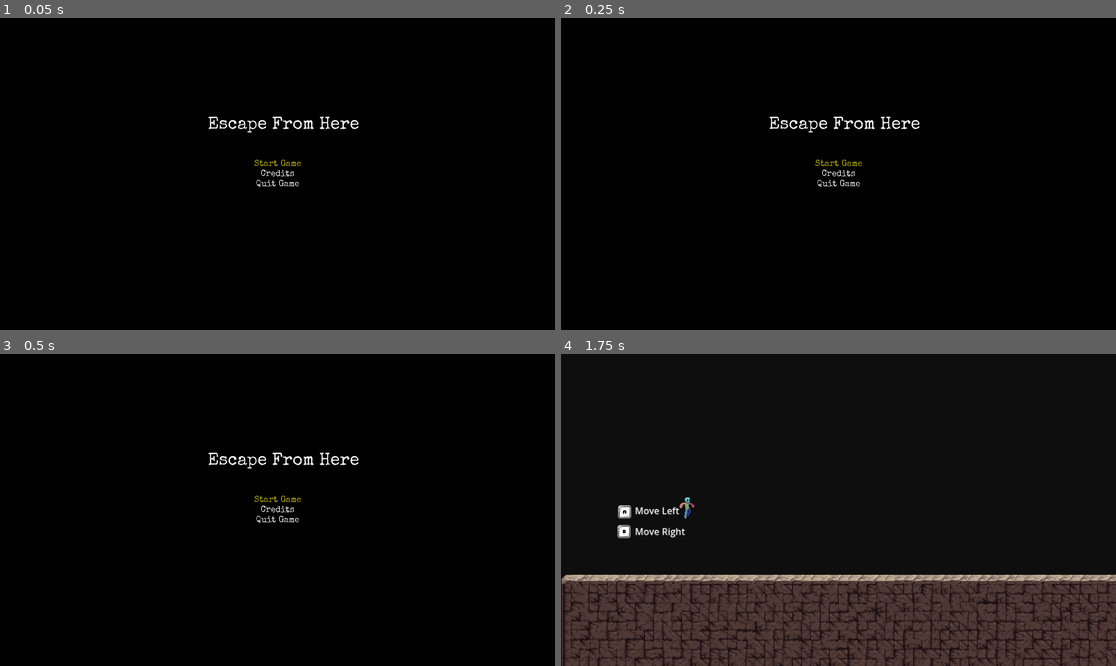
Above: before the commit, frames 1-4 (two rows, left to right).
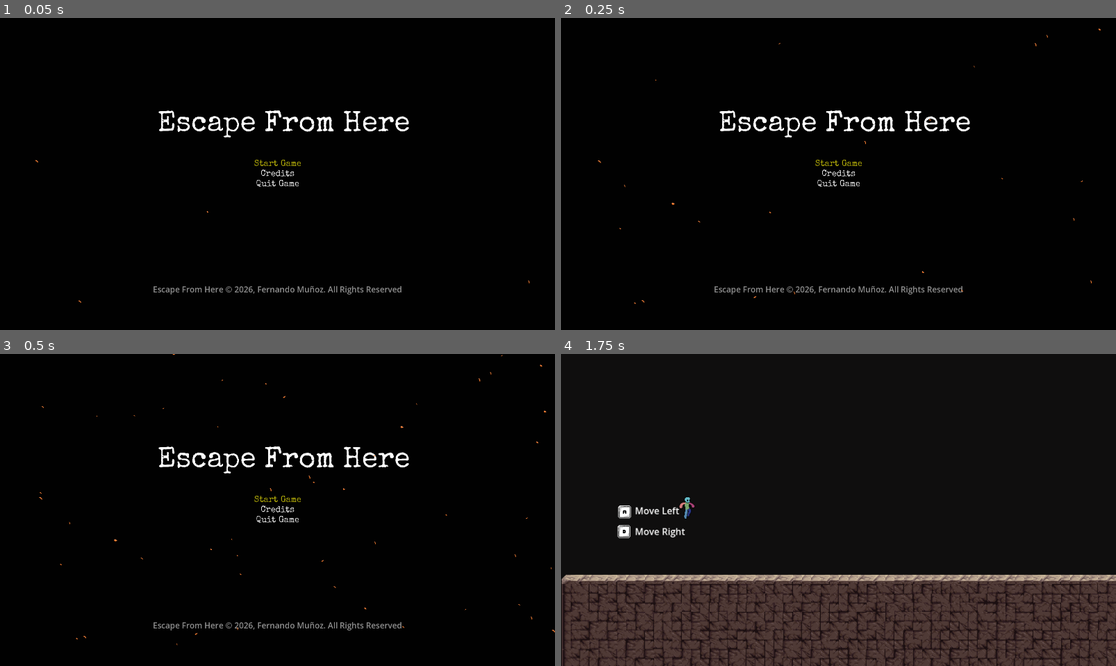
Above: after the commit, the same moments.

Repository: fernandoNic/entregas-ipv-Mu-ozFernando
Game: Godot game, scene res://scenes/title_screen.tscn
Two runs of this game, one before a commit and one after it. Both use one fixed random seed, a clock stepped at 60 frames per second and the inputs below.
Inputs (mouse positions are in pixels of both pictures, inside the frame that each line leads up to):
- Up to frame 1 (0.05 s): no input
- Up to frame 2 (0.25 s): no input
- Up to frame 3 (0.5 s): no input
- Up to frame 4 (1.75 s): click "Start Game" at 0.5 s; tap Enter (ui_accept) at 1.25, 1.52 s; move the mouse to (960, 494) at 1.27 s; hold Right (ui_right) from 1.28 s (still down); click (960, 494) at 1.35 s

The runs differ from the first frame. In frame 1, 1.7% of the frame differs, in the area x 6-96%, y 29-92%; in frame 2, 1.7%; in frame 3, 1.7%, in the area x 7-100%, y 0-94%; in frame 4, nothing differs.

Commit message:
se agregan particular en el menu del titulo y se ajusta el manejo de focus en los botones

Diff:
--- a/final_boos/scape-from-here/scenes/title_screen.tscn
+++ b/final_boos/scape-from-here/scenes/title_screen.tscn
@@ -4,10 +4,29 @@
 [ext_resource type="Script" uid="uid://i3x8yfnunb5" path="res://scripts/title_screen.gd" id="1_sa3yf"]
 [ext_resource type="AudioStream" uid="uid://em0hkvjs0tgs" path="res://assets/tracks/1. Moonspire.ogg" id="3_s4lrb"]
 [ext_resource type="AudioStream" uid="uid://cvp3bs4dabpuu" path="res://assets/tracks/Sword Parry 1.ogg" id="4_mgrm8"]
+[ext_resource type="Texture2D" uid="uid://b7nsnvbqiriol" path="res://assets/items/ELR_FallLeaf.png" id="5_dc4i4"]
 
 [sub_resource type="StyleBoxEmpty" id="StyleBoxEmpty_1a2ex"]
 
 [sub_resource type="StyleBoxEmpty" id="StyleBoxEmpty_mgrm8"]
+
+[sub_resource type="CanvasItemMaterial" id="CanvasItemMaterial_e54dn"]
+particles_animation = true
+particles_anim_h_frames = 5
+particles_anim_v_frames = 1
+particles_anim_loop = false
+
+[sub_resource type="ParticleProcessMaterial" id="ParticleProcessMaterial_mgrm8"]
+particle_flag_disable_z = true
+emission_shape = 3
+emission_box_extents = Vector3(950, 550, 1)
+spread = 20.0
+initial_velocity_min = 20.0
+initial_velocity_max = 90.0
+gravity = Vector3(0, 10, 0)
+scale_min = 0.7
+scale_max = 1.5
+anim_offset_max = 1.0
 
 [node name="title_screen" type="Control" unique_id=911635876]
 layout_mode = 3
@@ -41,7 +60,7 @@
 grow_horizontal = 2
 grow_vertical = 2
 theme_override_fonts/font = ExtResource("1_fgkus")
-theme_override_font_sizes/font_size = 60
+theme_override_font_sizes/font_size = 100
 text = "Escape From Here"
 
 [node name="VBoxContainer" type="VBoxContainer" parent="." unique_id=276430629]
@@ -99,19 +118,45 @@
 theme_override_styles/focus = SubResource("StyleBoxEmpty_1a2ex")
 text = "Quit Game"
 
+[node name="copyright" type="Label" parent="." unique_id=1102533952]
+layout_mode = 1
+anchors_preset = -1
+anchor_left = 0.5
+anchor_top = 0.888
+anchor_right = 0.5
+anchor_bottom = 2.0
+offset_left = -358.0
+offset_top = -39.0
+offset_right = 358.0
+grow_horizontal = 2
+grow_vertical = 0
+theme_override_colors/font_color = Color(0.5636256, 0.5636255, 0.5636254, 1)
+theme_override_font_sizes/font_size = 28
+text = "Escape From Here © 2026, Fernando Muñoz. All Rights Reserved"
+
 [node name="sfx" type="Node2D" parent="." unique_id=1584848047]
 
 [node name="bg_music" type="AudioStreamPlayer" parent="sfx" unique_id=1093580367]
 stream = ExtResource("3_s4lrb")
 autoplay = true
+parameters/looping = true
 
 [node name="navigation_sound" type="AudioStreamPlayer" parent="sfx" unique_id=1890547090]
 stream = ExtResource("4_mgrm8")
 
+[node name="GPUParticles2D" type="GPUParticles2D" parent="." unique_id=1154923037]
+material = SubResource("CanvasItemMaterial_e54dn")
+position = Vector2(962, 529)
+amount = 100
+texture = ExtResource("5_dc4i4")
+process_material = SubResource("ParticleProcessMaterial_mgrm8")
+
 [connection signal="focus_entered" from="VBoxContainer/start game" to="." method="_on_start_game_focus_entered"]
 [connection signal="mouse_entered" from="VBoxContainer/start game" to="." method="_on_start_game_mouse_entered"]
 [connection signal="pressed" from="VBoxContainer/start game" to="." method="_on_start_game_pressed"]
+[connection signal="focus_entered" from="VBoxContainer/credits" to="." method="_on_credits_focus_entered"]
 [connection signal="mouse_entered" from="VBoxContainer/credits" to="." method="_on_credits_mouse_entered"]
 [connection signal="pressed" from="VBoxContainer/credits" to="." method="_on_credits_pressed"]
+[connection signal="focus_entered" from="VBoxContainer/quit game" to="." method="_on_quit_game_focus_entered"]
 [connection signal="mouse_entered" from="VBoxContainer/quit game" to="." method="_on_quit_game_mouse_entered"]
 [connection signal="pressed" from="VBoxContainer/quit game" to="." method="_on_quit_pressed"]
--- a/final_boos/scape-from-here/scripts/title_screen.gd
+++ b/final_boos/scape-from-here/scripts/title_screen.gd
@@ -2,15 +2,12 @@
 
 @onready var navigation_sound: AudioStreamPlayer = $sfx/navigation_sound
 @onready var start_game: Button = $"VBoxContainer/start game"
+@onready var credits: Button = $VBoxContainer/credits
+@onready var quit_game: Button = $"VBoxContainer/quit game"
 
-# Called when the node enters the scene tree for the first time.
 func _ready() -> void:
 	process_mode = Node.PROCESS_MODE_ALWAYS
 	start_game.grab_focus()
-
-# Called every frame. 'delta' is the elapsed time since the previous frame.
-func _process(_delta: float) -> void:
-	pass
 
 func _on_start_game_pressed() -> void:
 	get_tree().change_scene_to_file("res://scenes/level.tscn")
@@ -22,14 +19,25 @@
 	get_tree().quit()
 
 func _on_start_game_mouse_entered() -> void:
+	start_game.grab_focus()
 	navigation_sound.play()
 
 func _on_credits_mouse_entered() -> void:
+	credits.grab_focus()
 	navigation_sound.play()
 
 func _on_quit_game_mouse_entered() -> void:
+	quit_game.grab_focus()
 	navigation_sound.play()
 
+func _on_start_game_focus_entered() -> void:
+	start_game.grab_focus()
+	navigation_sound.play()
 
-func _on_start_game_focus_entered() -> void:
-	pass
+func _on_credits_focus_entered() -> void:
+	credits.grab_focus()
+	navigation_sound.play()
+
+func _on_quit_game_focus_entered() -> void:
+	quit_game.grab_focus()
+	navigation_sound.play()
Binary file added: final_boos/scape-from-here/assets/items/ELR_FallLeaf.png
Not shown, added: final_boos/scape-from-here/assets/items/ELR_FallLeaf.png.import
